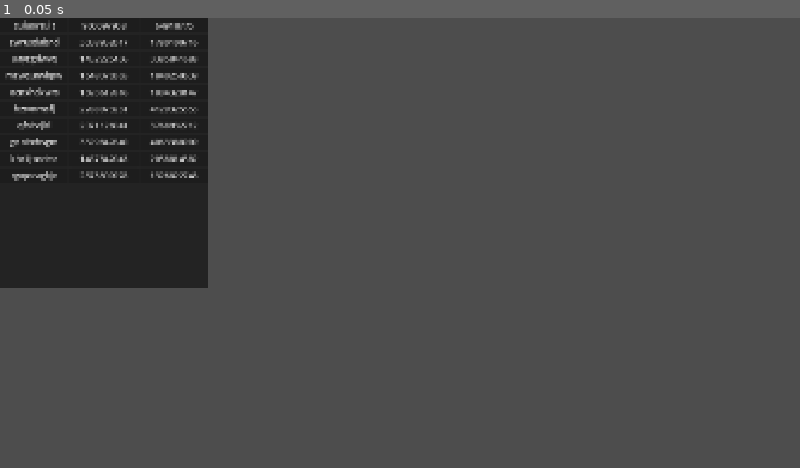
Above: before the commit, frame 1.
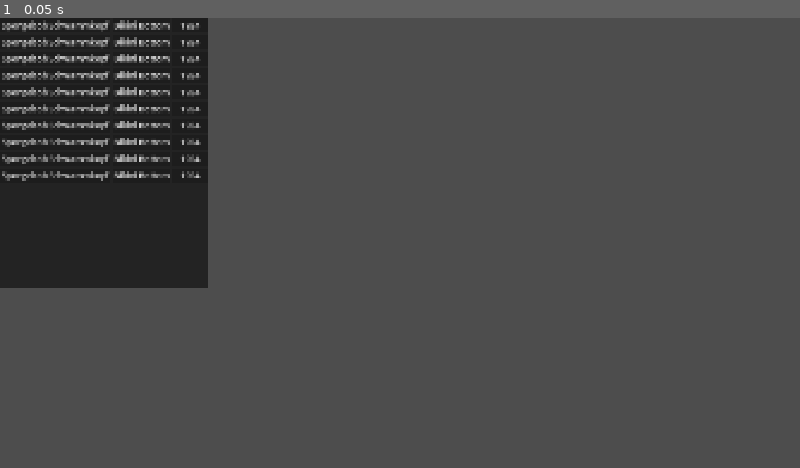
Above: after the commit, the same moment.

Repository: Arrenteks/LD60
Game: Godot game, scene res://scenes/telephone_book.tscn
Two runs of this game, one before a commit and one after it. Both use one fixed random seed, a clock stepped at 60 frames per second and the inputs below. The project has no main scene, so this scene is started directly.
Inputs:
- Up to frame 1 (0.05 s): no input

The runs differ from the first frame. In frame 1, 2.6% of the frame differs, in the area x 0-26%, y 0-37%.

Commit message:
Drag & Drop uses/returns the resources now

Diff:
--- /dev/null
+++ b/ld-60/resources/temp/temp_address.tres
@@ -0,0 +1,8 @@
+[gd_resource type="Resource" script_class="AddressData" format=3 uid="uid://cw7uohqkcppg6"]
+
+[ext_resource type="Script" uid="uid://b3y8ied4fg870" path="res://resources/address_data.gd" id="1_sntga"]
+
+[resource]
+script = ExtResource("1_sntga")
+address = "Bikini Bottom"
+metadata/_custom_type_script = "uid://b3y8ied4fg870"
--- /dev/null
+++ b/ld-60/resources/temp/temp_name.tres
@@ -0,0 +1,8 @@
+[gd_resource type="Resource" script_class="NameData" format=3 uid="uid://c3xetx4ddq7rv"]
+
+[ext_resource type="Script" uid="uid://boab74wurw2j7" path="res://resources/name_data.gd" id="1_3tpn7"]
+
+[resource]
+script = ExtResource("1_3tpn7")
+name = "Spongebob Schwammkopf"
+metadata/_custom_type_script = "uid://boab74wurw2j7"
--- /dev/null
+++ b/ld-60/resources/temp/temp_number.tres
@@ -0,0 +1,8 @@
+[gd_resource type="Resource" script_class="TelephoneNumberData" format=3 uid="uid://cgg6cr6wgbdnc"]
+
+[ext_resource type="Script" uid="uid://yqep25fbpemb" path="res://resources/telephone_number_data.gd" id="1_f3fla"]
+
+[resource]
+script = ExtResource("1_f3fla")
+telephone_number = "1924"
+metadata/_custom_type_script = "uid://yqep25fbpemb"
--- /dev/null
+++ b/ld-60/resources/temp/temp_person.tres
@@ -0,0 +1,13 @@
+[gd_resource type="Resource" script_class="PersonResource" format=3 uid="uid://bf08012vro2ae"]
+
+[ext_resource type="Resource" uid="uid://cw7uohqkcppg6" path="res://resources/temp/temp_address.tres" id="1_20abs"]
+[ext_resource type="Script" uid="uid://bdfjjmb558mr7" path="res://resources/person_resources.gd" id="1_epv1w"]
+[ext_resource type="Resource" uid="uid://c3xetx4ddq7rv" path="res://resources/temp/temp_name.tres" id="2_423vl"]
+[ext_resource type="Resource" uid="uid://cgg6cr6wgbdnc" path="res://resources/temp/temp_number.tres" id="4_6oy8m"]
+
+[resource]
+script = ExtResource("1_epv1w")
+name = ExtResource("2_423vl")
+address = ExtResource("1_20abs")
+telephone_number = ExtResource("4_6oy8m")
+metadata/_custom_type_script = "uid://bdfjjmb558mr7"
--- a/ld-60/scripts/telephone_book.gd
+++ b/ld-60/scripts/telephone_book.gd
@@ -2,10 +2,14 @@
 
 const TELEPHONE_BOOK_ROW = preload("uid://dxktmclx6en1x")
 @onready var page: VBoxContainer = $Page
+
+const TEMP_PERSON: PersonResource = preload("uid://bf08012vro2ae")
 
 func _ready() -> void:
 
 	for i in range(10):
 		var new_row: TelephoneBookRow = TELEPHONE_BOOK_ROW.instantiate()
 		page.add_child(new_row)
-		new_row.random_bs_go()
+		new_row.person = TEMP_PERSON
+		new_row.set_person_data()
+		#new_row.random_bs_go()
--- a/ld-60/scripts/telephone_book_dragable.gd
+++ b/ld-60/scripts/telephone_book_dragable.gd
@@ -6,10 +6,10 @@
 # Returns the data to pass from an object when you click and drag away from
 # this object. Also calls `set_drag_preview()` to show the mouse dragging
 # something so the user knows that the operation is working.
-func _get_drag_data(_at_position: Vector2) -> String:
+func _get_drag_data(_at_position: Vector2) -> PersonData:
 	# Use another Button as drag preview.
 	var temp_button := Button.new()
-	temp_button.text = text
+	temp_button.text = person_data._get_text()
 	temp_button.size = Vector2(117.0, 31.0)
 
 
@@ -22,4 +22,4 @@
 	set_drag_preview(preview)
 
 	# Return color as drag data.
-	return text
+	return person_data
--- a/ld-60/scripts/telephone_book_row.gd
+++ b/ld-60/scripts/telephone_book_row.gd
@@ -1,28 +1,36 @@
 extends HBoxContainer
 class_name TelephoneBookRow
 
-var characters = ["a","b","c","d","e","f","g","h","i","j","k","l","m","n","o","p","q","r","s","t","u","v","w","x","y","z"]
+#var characters = [
+	#"a","b","c","d","e","f","g","h","i","j","k","l","m","n","o","p","q","r","s","t","u","v","w","x","y","z"
+	#]
 
-var person: PersonData
+var person: PersonResource
 
-@onready var person_name: Button = $Name
-@onready var address: Button = $Address
-@onready var telephone_number: Button = $TelephoneNumber
+@onready var person_name_button: TelephoneBookDragable = $Name
+@onready var address_button: TelephoneBookDragable = $Address
+@onready var telephone_number_button: TelephoneBookDragable = $TelephoneNumber
 
-func set_data(_name: String, _address: String, _telephone_number: String) -> void:
-	person_name.text = _name
-	address.text = _address
-	telephone_number.text = _telephone_number
+func set_text(_name: String, _address: String, _telephone_number: String) -> void:
+	person_name_button.text = _name
+	address_button.text = _address
+	telephone_number_button.text = _telephone_number
 
-func random_bs_go() -> void:
-	var new_name = generate_word(characters, 10)
-	var new_address = str(randi())
-	var new_phone_number = str(randi())
-	set_data(new_name, new_address, new_phone_number)
+func set_person_data() -> void:
+	set_text(person.name._get_text(), person.address._get_text(), person.telephone_number._get_text())
+	person_name_button.person_data = person.name
+	address_button.person_data = person.address
+	telephone_number_button.person_data = person.telephone_number
 
-func generate_word(chars, length):
-	var word: String
-	var n_char = len(chars)
-	for i in range(length):
-		word += chars[randi()% n_char]
-	return word
+#func random_bs_go() -> void:
+	#var new_name = generate_word(characters, 10)
+	#var new_address = str(randi())
+	#var new_phone_number = str(randi())
+	#set_text(new_name, new_address, new_phone_number)
+#
+#func generate_word(chars, length):
+	#var word: String
+	#var n_char = len(chars)
+	#for i in range(length):
+		#word += chars[randi()% n_char]
+	#return word
